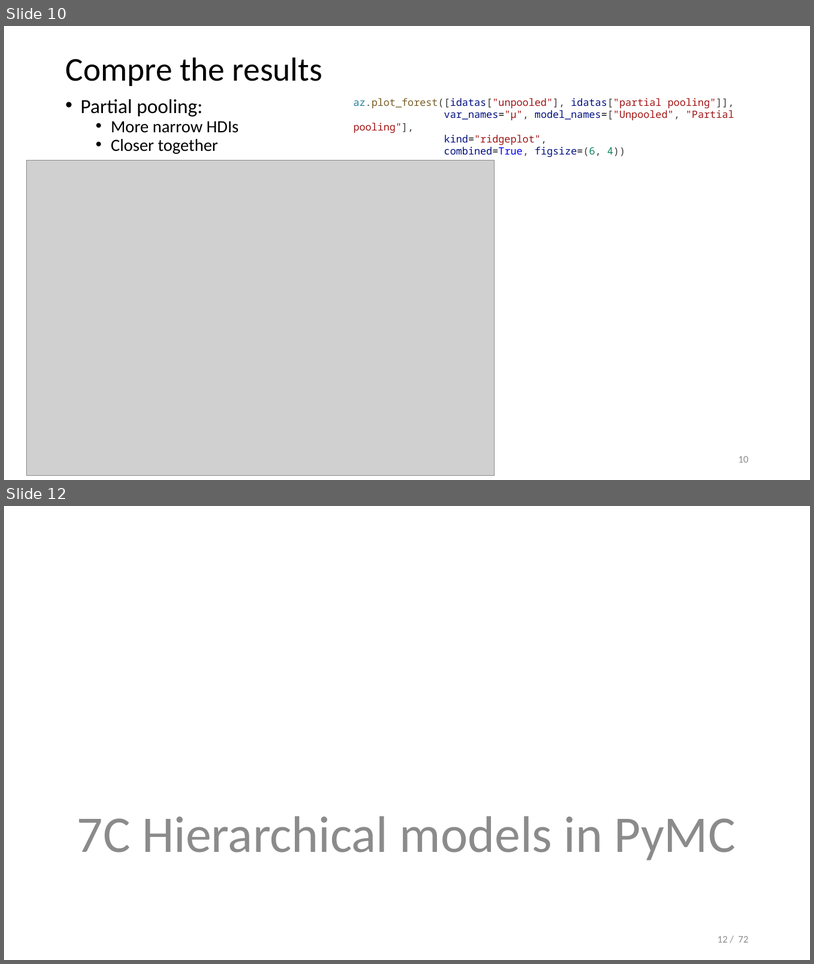
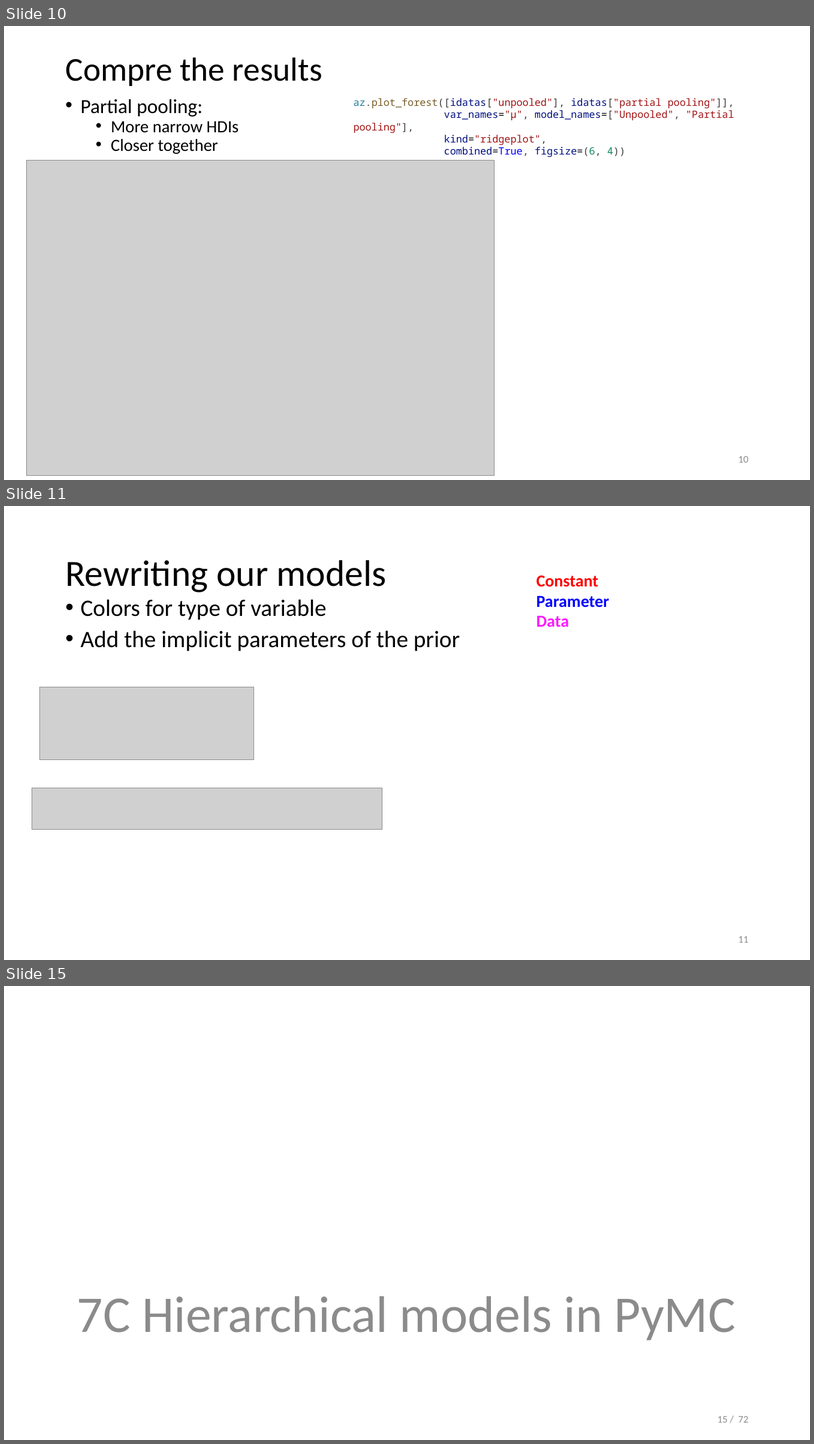
Before and after one commit to opherdonchin/StatisticalComputationAndAnalysis, a slide deck: Lectures/Lecture 7 Hierarchial models.pptx. Shown one above the other, each under a label of ours: slides 10 and 12 before the commit, slides 10, 11 and 15 after it; the slides between them are not shown. The pictures are 814x964 and 814x1444 pixels, drawn with LibreOffice and Linux fonts; fonts in the diff are those of the drawing; grey boxes stand for pictures. Boxes give left, top, right and bottom in pixels: in the first picture for what was removed or moved away, otherwise in the second. Text is boxed around its words. In the diff, an @@ line names an element or a change of style, - is before the commit and + after.

```diff
--- a/Lectures/Lecture 7 Hierarchial models.pptx
+++ b/Lectures/Lecture 7 Hierarchial models.pptx
@@ slide 11 added at [4,506,810,960], background #FFFFFF @@
@@ title added at [65,560,386,592], 44 pt, text #000000 @@
+Rewriting our models
@@ text added at [537,575,610,627], 20 pt, text #0000FF, bold @@
+Constant
+Parameter
+Data
@@ text added at [81,599,460,651], 28 pt, text #000000 @@
+• Colors for type of variable
+• Add the implicit parameters of the prior
@@ picture added at [39,687,254,759] @@
@@ picture added at [32,788,383,829] @@
@@ page number added at [738,936,749,942], 12 pt, text #8C8C8C @@
+11
@@ what was slide 12 is now slide 15 @@
@@ page number at [718,1416,749,1422]: text changed @@
-12 / 72
+15 / 72
```
Also in this commit, not shown: 3 slides changed, 13 other slides added, 1 slide removed, 7 other files.
